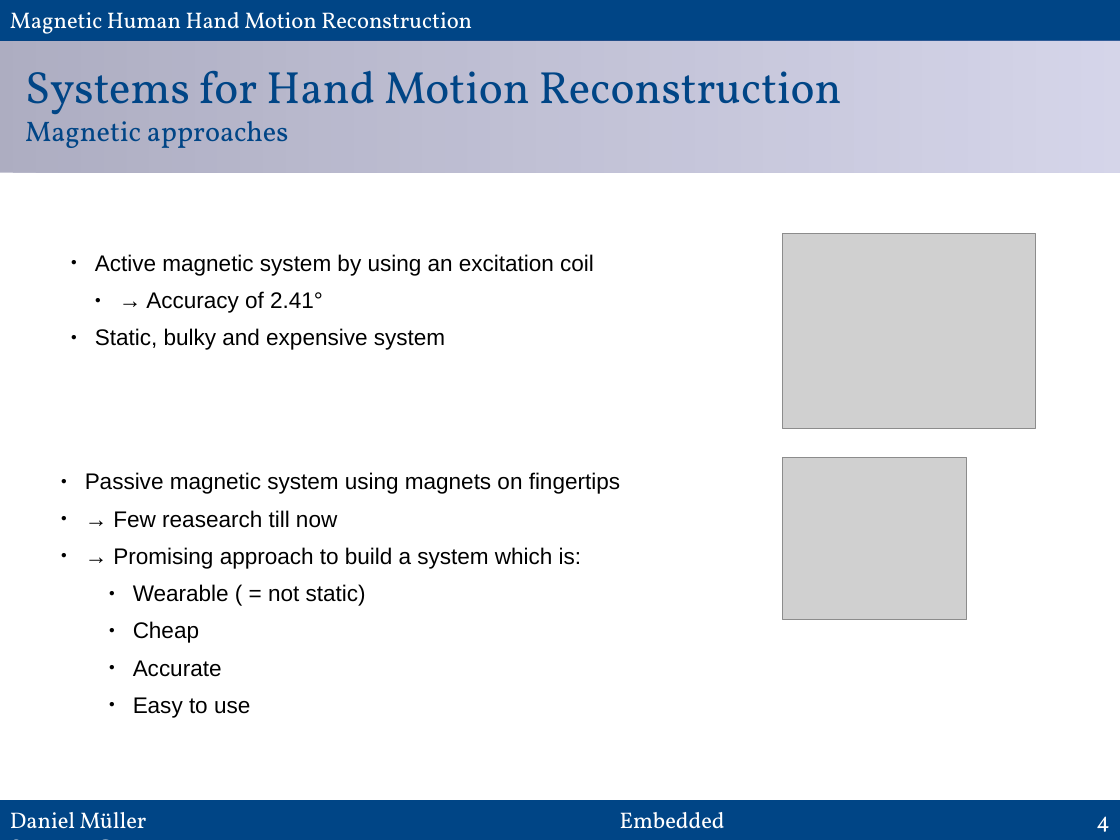
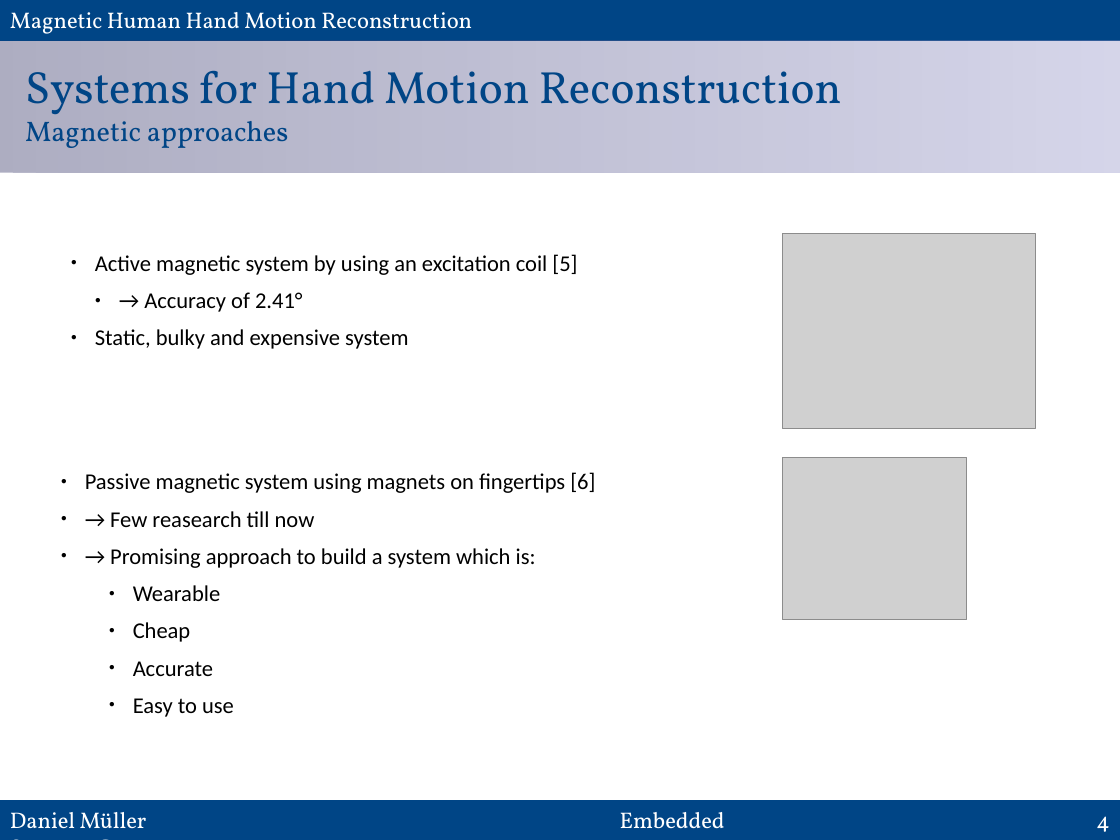
Before and after one commit to MuellerDaniel/SensGlove, a slide deck: slide 4 of praes/preasi.odp. Drawn at 1120x840 pixels with LibreOffice and Linux fonts; fonts in the diff are those of the drawing; grey boxes stand for pictures. Boxes give left, top, right and bottom in pixels: in the first picture for what was removed or moved away, otherwise in the second. Text is boxed around its words. In the diff, an @@ line names an element or a change of style, - is before the commit and + after.

```diff
--- a/praes/preasi.odp
+++ b/praes/preasi.odp
@@ text at (x1=95, y1=254, x2=577, y2=275): text changed; font Arial to Calibri @@
-● Active magnetic system by using an excitation coil
+● Active magnetic system by using an excitation coil [5]
@@ text at (x1=95, y1=292, x2=408, y2=349): font Arial to Calibri in "→ Accuracy of 2.41°", "Static, bulky and expensive system" @@
@@ text at (x1=85, y1=472, x2=595, y2=493): text changed; font Arial to Calibri @@
-● Passive magnetic system using magnets on fingertips
+● Passive magnetic system using magnets on fingertips [6]
@@ text at (x1=110, y1=511, x2=536, y2=717): font Arial to Calibri in "→ Few reasearch till now", "→ Promising approach to build a system ...", "Cheap", "Accurate" and 1 more places @@
@@ text at (x1=133, y1=585, x2=220, y2=601): text changed; font Arial to Calibri @@
-    ● Wearable ( = not static)
+    ● Wearable
```
Also in this commit, not shown: 12 other slides changed, 3 slides added, 3 slides removed.
